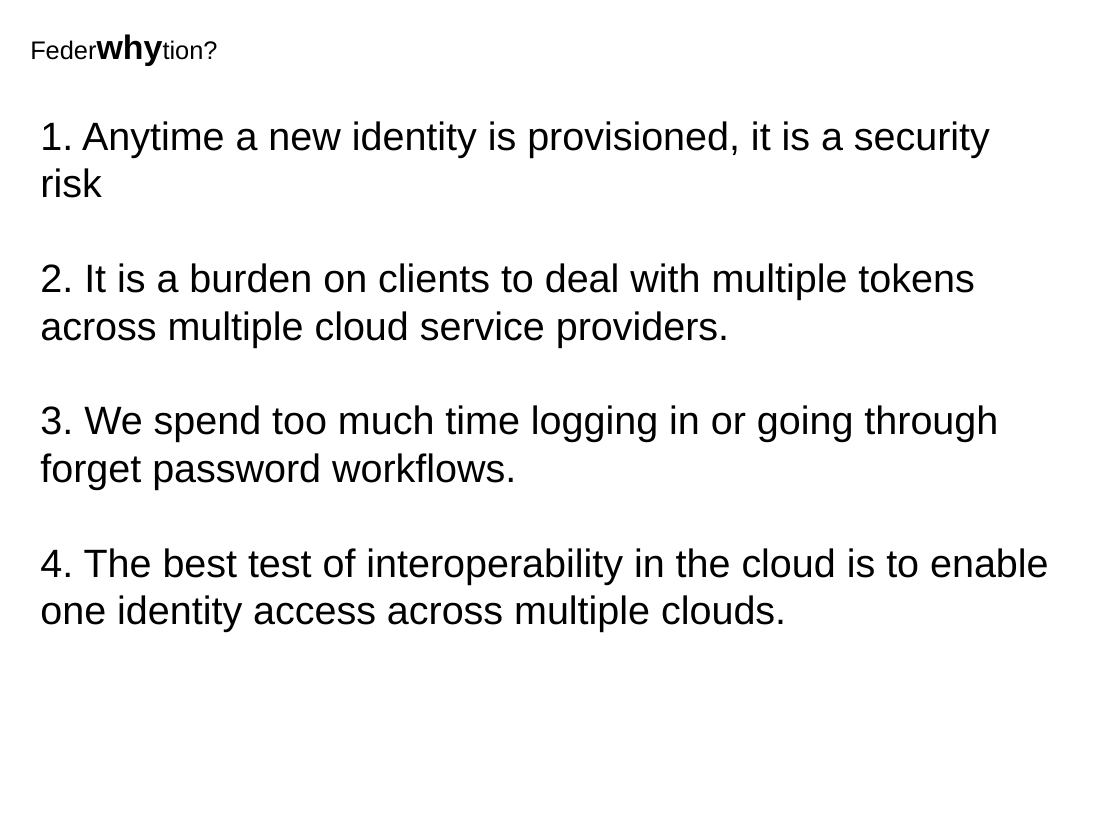
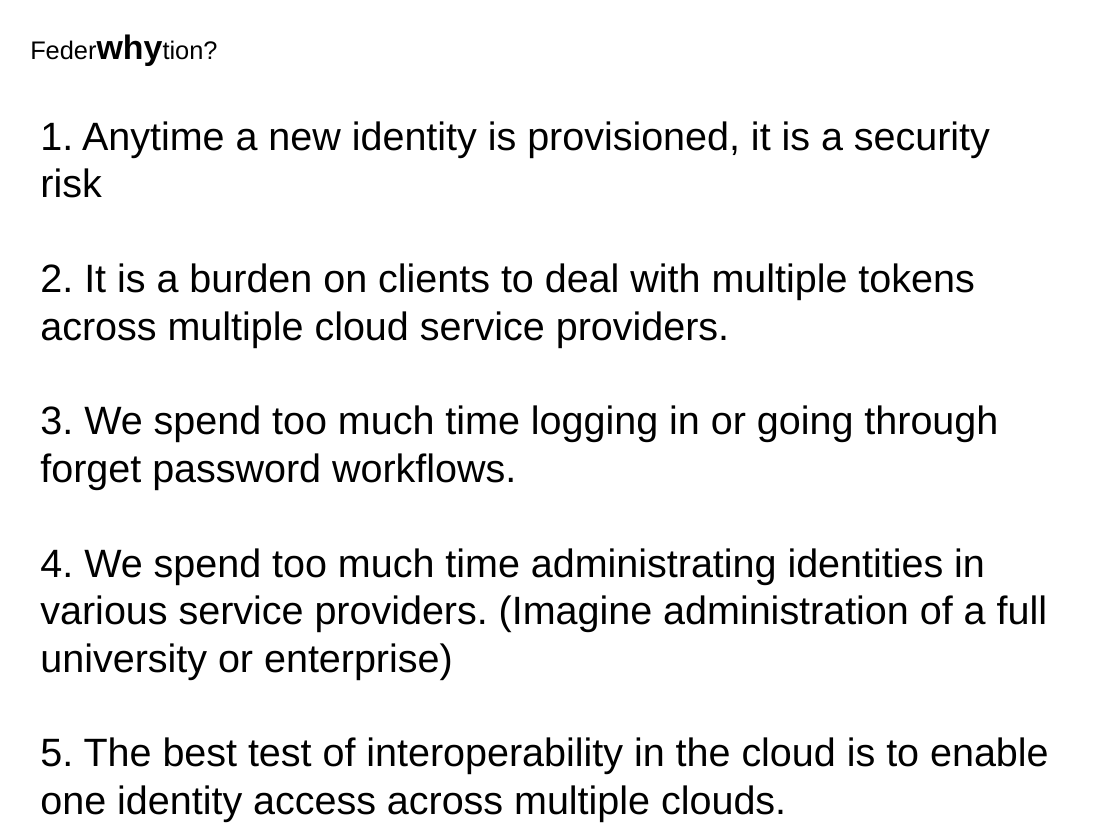
Before and after one commit to joesavak/OpenStackFederation, a slide deck: slide 4 of os-federation.odp. Drawn at 1120x840 pixels with LibreOffice and Linux fonts; fonts in the diff are those of the drawing. Boxes give left, top, right and bottom in pixels: in the first picture for what was removed or moved away, otherwise in the second. Text is boxed around its words. In the diff, an @@ line names an element or a change of style, - is before the commit and + after.

```diff
--- a/os-federation.odp
+++ b/os-federation.odp
@@ text at (40, 548, 1049, 822): text changed @@
-4. The best test of interoperability in the cloud is to enable one identity access across multiple clouds.
+4. We spend too much time administrating identities in various service providers. (Imagine administration of a full university or enterprise)
+5. The best test of interoperability in the cloud is to enable one identity access across multiple clouds.
```
Also in this commit, not shown: 5 other slides changed, 1 slide added.
